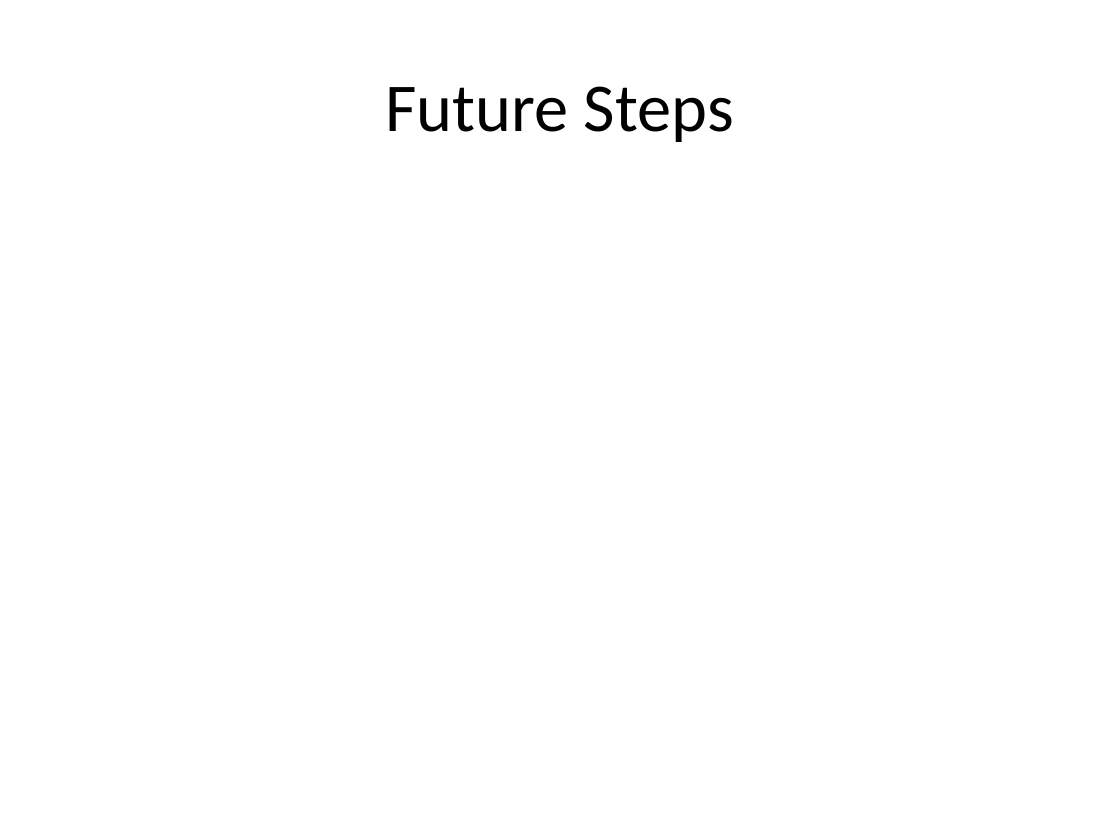
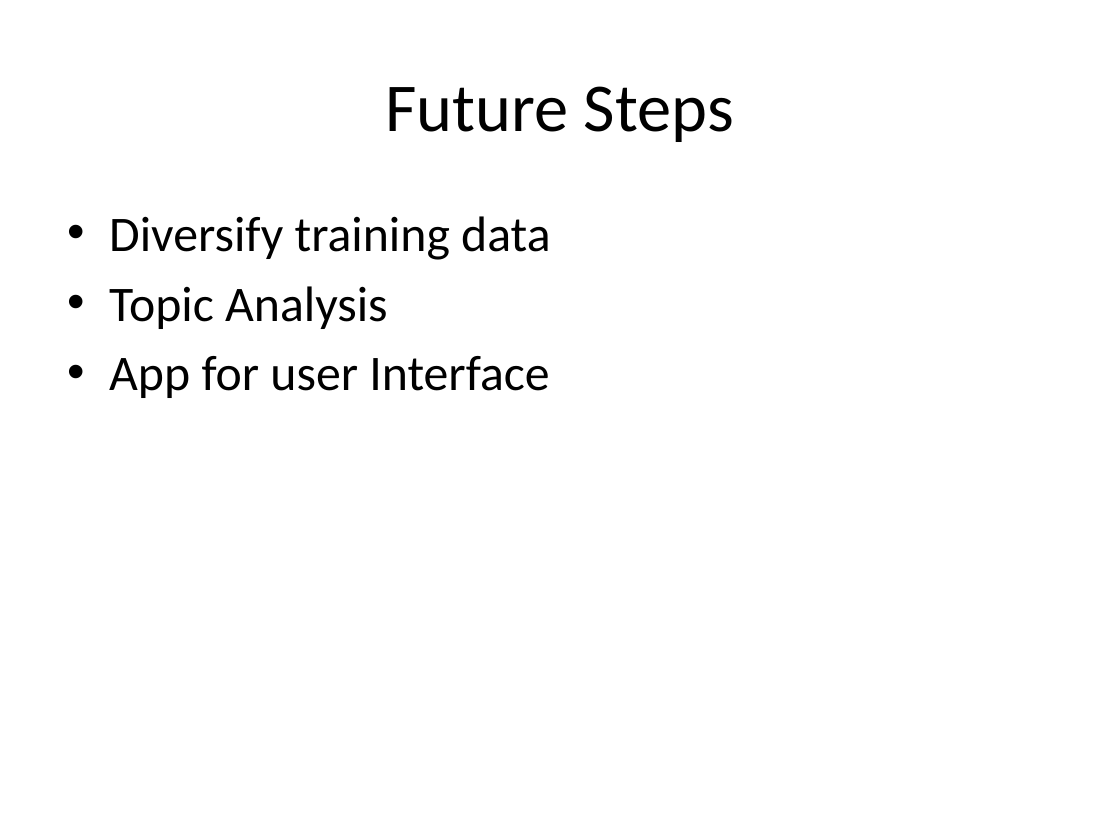
Before and after one commit to Preeti24/Youtube-comments, a slide deck: slide 24 of SlideDeck.pptx. Drawn at 1120x840 pixels with LibreOffice and Linux fonts; fonts in the diff are those of the drawing. Boxes give left, top, right and bottom in pixels: in the first picture for what was removed or moved away, otherwise in the second. Text is boxed around its words. In the diff, an @@ line names an element or a change of style, - is before the commit and + after.

```diff
--- a/SlideDeck.pptx
+++ b/SlideDeck.pptx
@@ text added at (109, 216, 550, 398), 32 pt, text #000000 @@
+• Diversify training data
+• Topic Analysis
+• App for user Interface
```
Also in this commit, not shown: 9 other slides changed.
